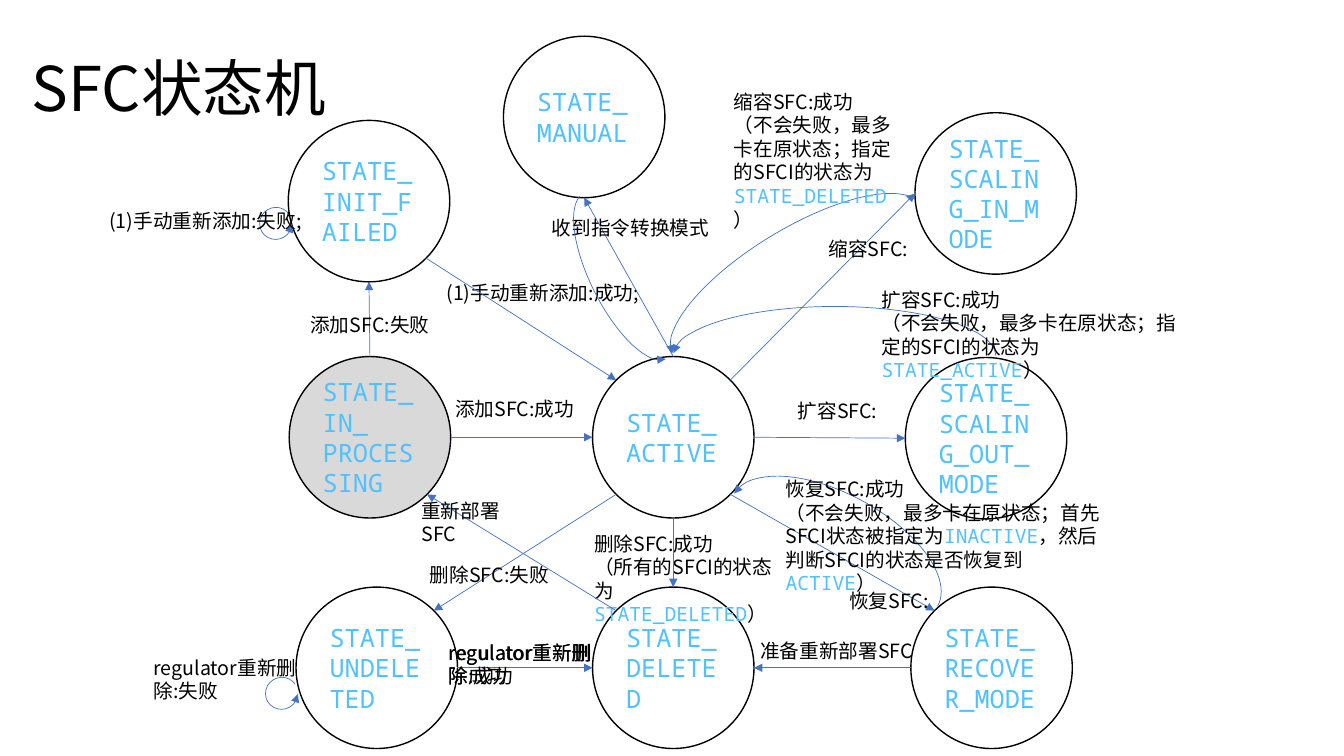
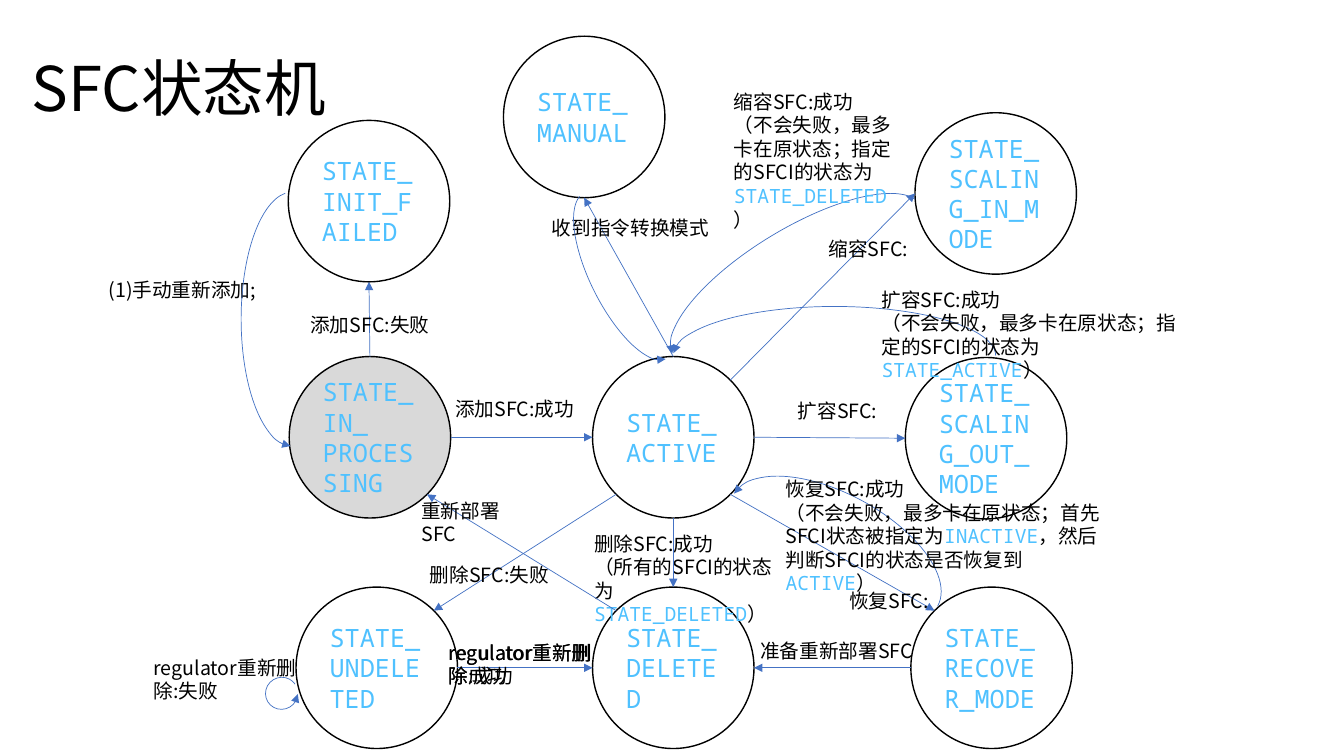
Before and after one commit to magaboomchen/SelfAdaptiveMano, a slide deck: slide 3 of doc/SoftwareDesign/Regulator/状态机.pptx. Drawn at 1344x756 pixels with LibreOffice and Linux fonts; fonts in the diff are those of the drawing. Boxes give left, top, right and bottom in pixels: in the first picture for what was removed or moved away, otherwise in the second. Text is boxed around its words. In the diff, an @@ line names an element or a change of style, - is before the commit and + after.

```diff
--- a/doc/SoftwareDesign/Regulator/状态机.pptx
+++ b/doc/SoftwareDesign/Regulator/状态机.pptx
@@ arc (boxed as its full ellipse) added at (x1=241, y1=193, x2=344, y2=447), outline #4472C4 0.5 pt @@
@@ arc (boxed as its full ellipse) removed at (x1=254, y1=202, x2=298, y2=246) @@
@@ arrow removed from (426, 258) to (616, 380) @@
@@ text at (x1=108, y1=276, x2=256, y2=302): text changed @@
-(1)手动重新添加:失败;
+(1)手动重新添加;
@@ text removed at (x1=446, y1=280, x2=638, y2=306) @@
-(1)手动重新添加:成功;
```
Also in this commit, not shown: 1 other slide changed, 1 other file.
